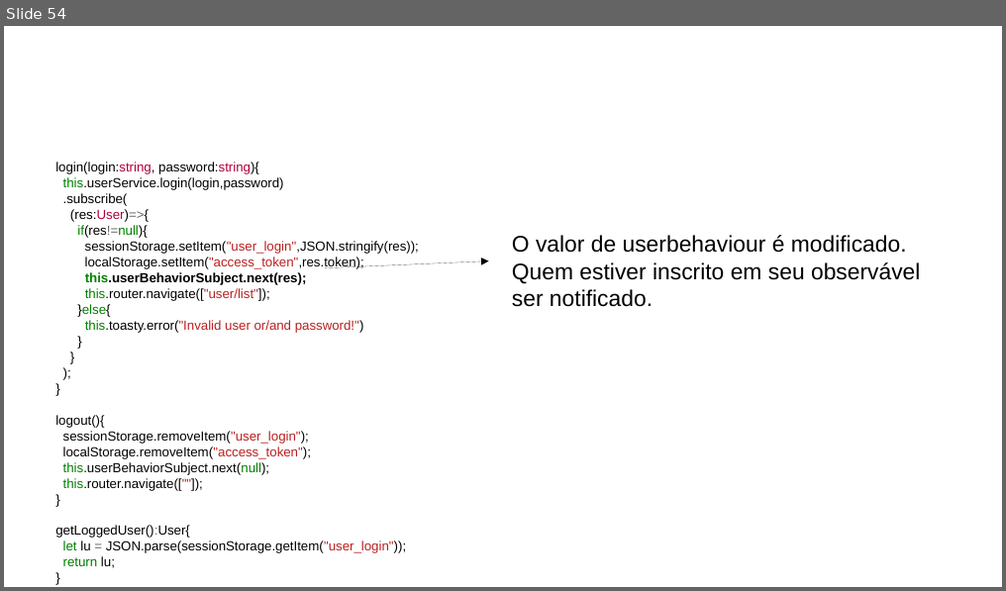
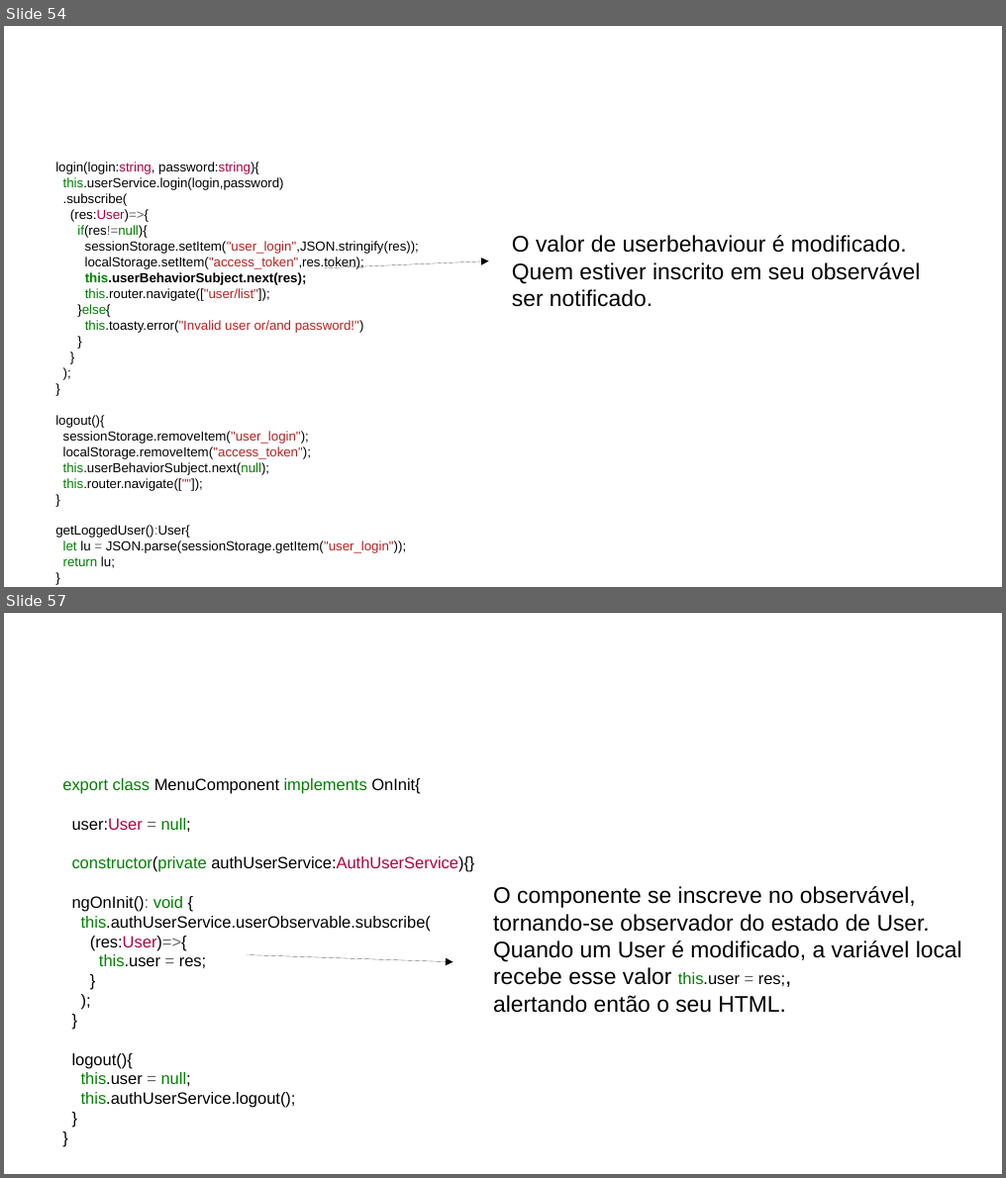
Before and after one commit to CCastro01/PIW-2019_1, a slide deck: SLIDES/14 - Refatoração do Projeto CRUD.odp. Shown one above the other, each under a label of ours: slide 54 before the commit, slides 54 and 57 after it; the slides between them are not shown. The pictures are 1006x591 and 1006x1178 pixels, drawn with LibreOffice and Linux fonts; fonts in the diff are those of the drawing; background and template pictures are left out. Boxes give left, top, right and bottom in pixels: in the first picture for what was removed or moved away, otherwise in the second. Text is boxed around its words. In the diff, an @@ line names an element or a change of style, - is before the commit and + after.

```diff
--- a/SLIDES/14 - Refatoração do Projeto CRUD.odp
+++ b/SLIDES/14 - Refatoração do Projeto CRUD.odp
@@ slide 57 added at bbox=[4, 613, 1002, 1174], background #FFFFFF @@
@@ title added at bbox=[54, 635, 749, 727], 32 pt, text #FFFFFF, bold @@
+Angular – Login - Passivo
@@ text added at bbox=[62, 778, 474, 1108], 13 pt, text #000000 @@
+export class MenuComponent implements OnInit{
+user:User = null;
+constructor(private authUserService:AuthUserService){}
+ngOnInit(): void {
+this.authUserService.userObservable.subscribe(
+(res:User)=>{
+this.user = res;
+}
+);
+}
+logout(){
+this.user = null;
+this.authUserService.logout();
+}
+}
@@ text added at bbox=[493, 886, 962, 1013], 18 pt, text #000000 @@
+O componente se inscreve no observável,
+tornando-se observador do estado de User.
+Quando um User é modificado, a variável local
+recebe esse valor this.user = res;,
+alertando então o seu HTML.
@@ arrow added from (247, 956) to (453, 962), #000000 0 pt @@
```
Also in this commit, not shown: 1 slide changed, 5 other slides added, 2 other files.
